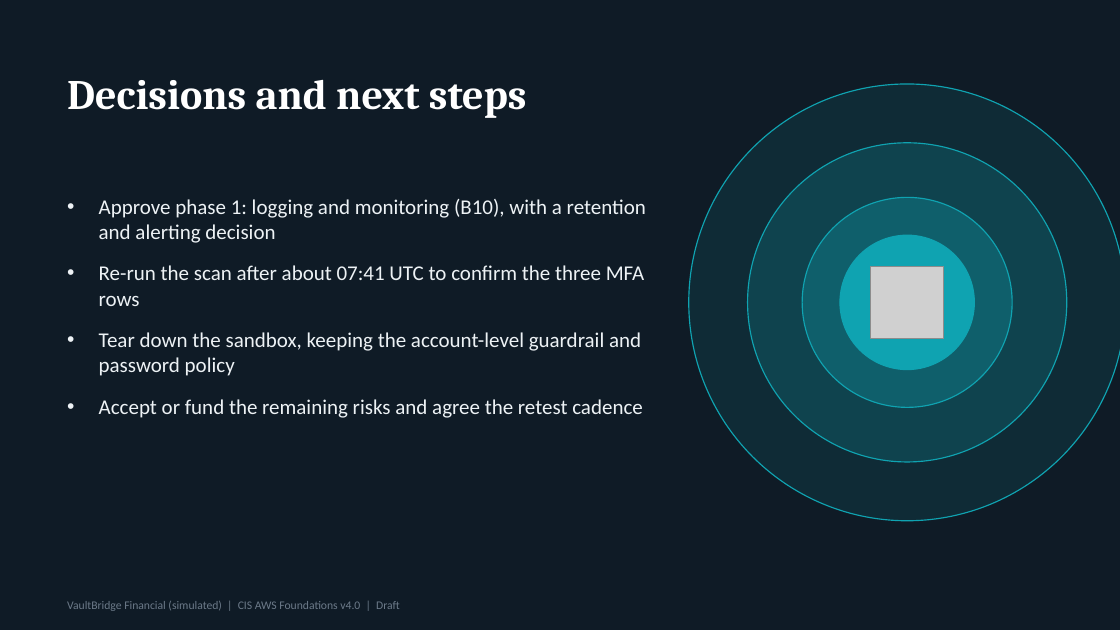
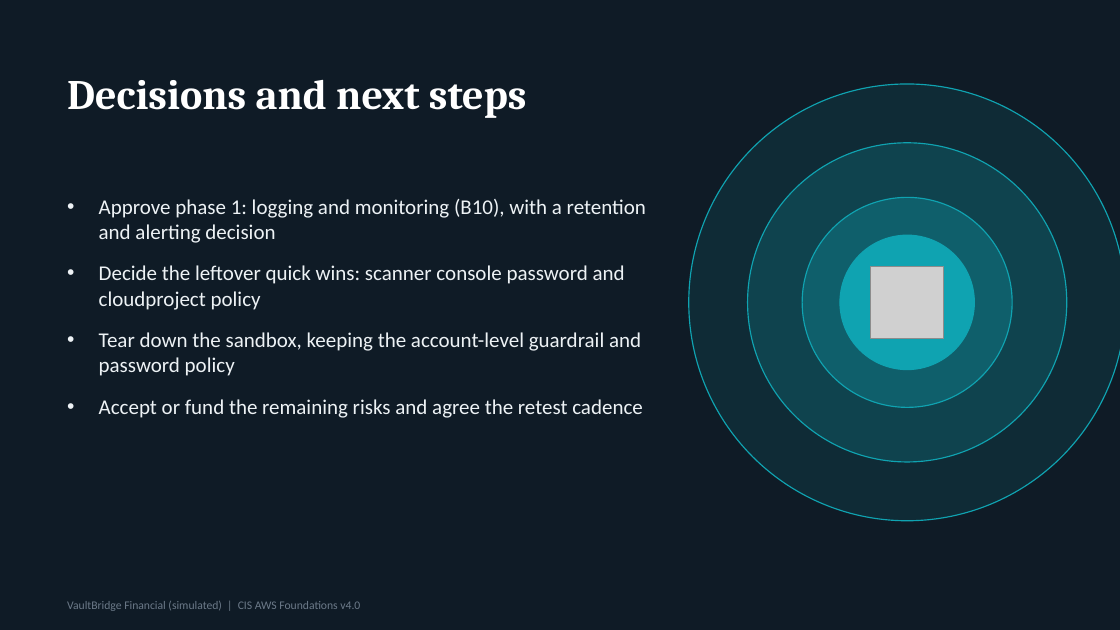
Before and after one commit to sadorect/aws-cis-posture-assessment, a slide deck: slide 21 of docs/VaultBridge_CIS_AWS_Assessment.pptx. Drawn at 1120x630 pixels with LibreOffice and Linux fonts; fonts in the diff are those of the drawing; grey boxes stand for pictures. Boxes give left, top, right and bottom in pixels: in the first picture for what was removed or moved away, otherwise in the second. Text is boxed around its words. In the diff, an @@ line names an element or a change of style, - is before the commit and + after.

Commit message:
Final verification after credential-report refresh: 62 to 38 counted failures
Re-run at 07:42 UTC with identical flags and mutelist. The three MFA rows that read a stale cached report now pass: 38 counted failing (48 raw), 1 critical, 5 high, no new failures. Day 9 report, final report, roadmap, deck and backlog statuses updated: eight items Fixed, one partially fixed.

```diff
--- a/docs/VaultBridge_CIS_AWS_Assessment.pptx
+++ b/docs/VaultBridge_CIS_AWS_Assessment.pptx
@@ text at [99,265,625,310]: text changed @@
-• Re-run the scan after about 07:41 UTC to confirm the three MFA rows
+• Decide the leftover quick wins: scanner console password and cloudproject policy
@@ text at [67,601,360,611]: text changed @@
-VaultBridge Financial (simulated) | CIS AWS Foundations v4.0 | Draft
+VaultBridge Financial (simulated) | CIS AWS Foundations v4.0
```
Also in this commit, not shown: 20 other slides changed, 10 other files.
